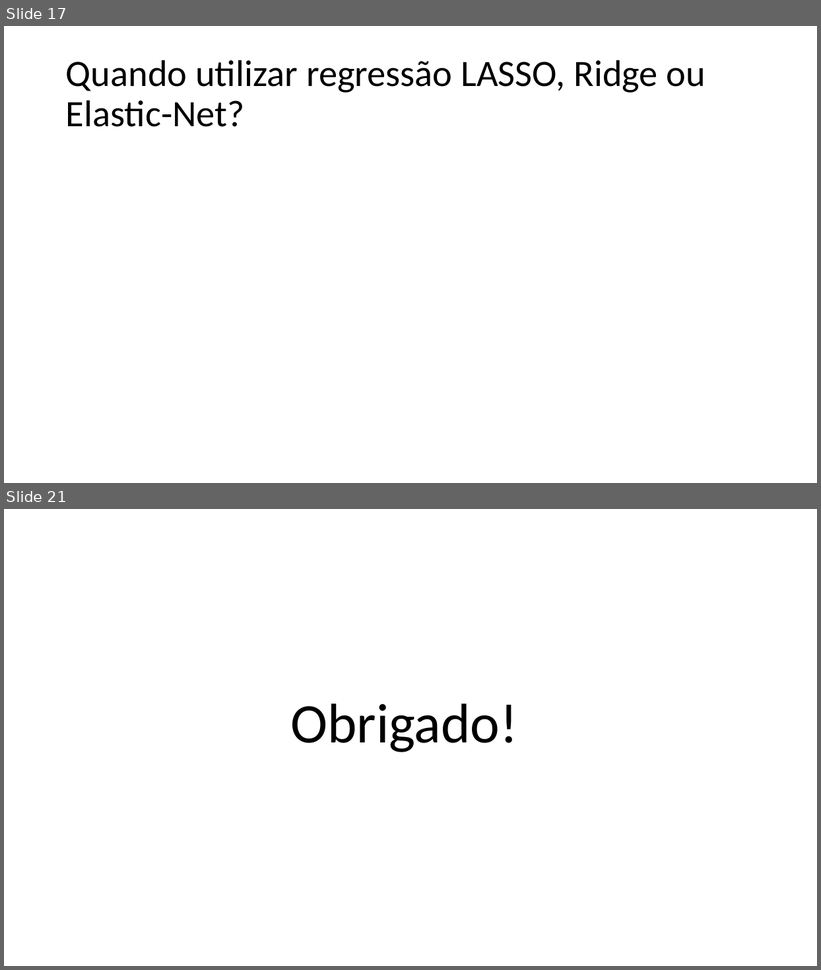
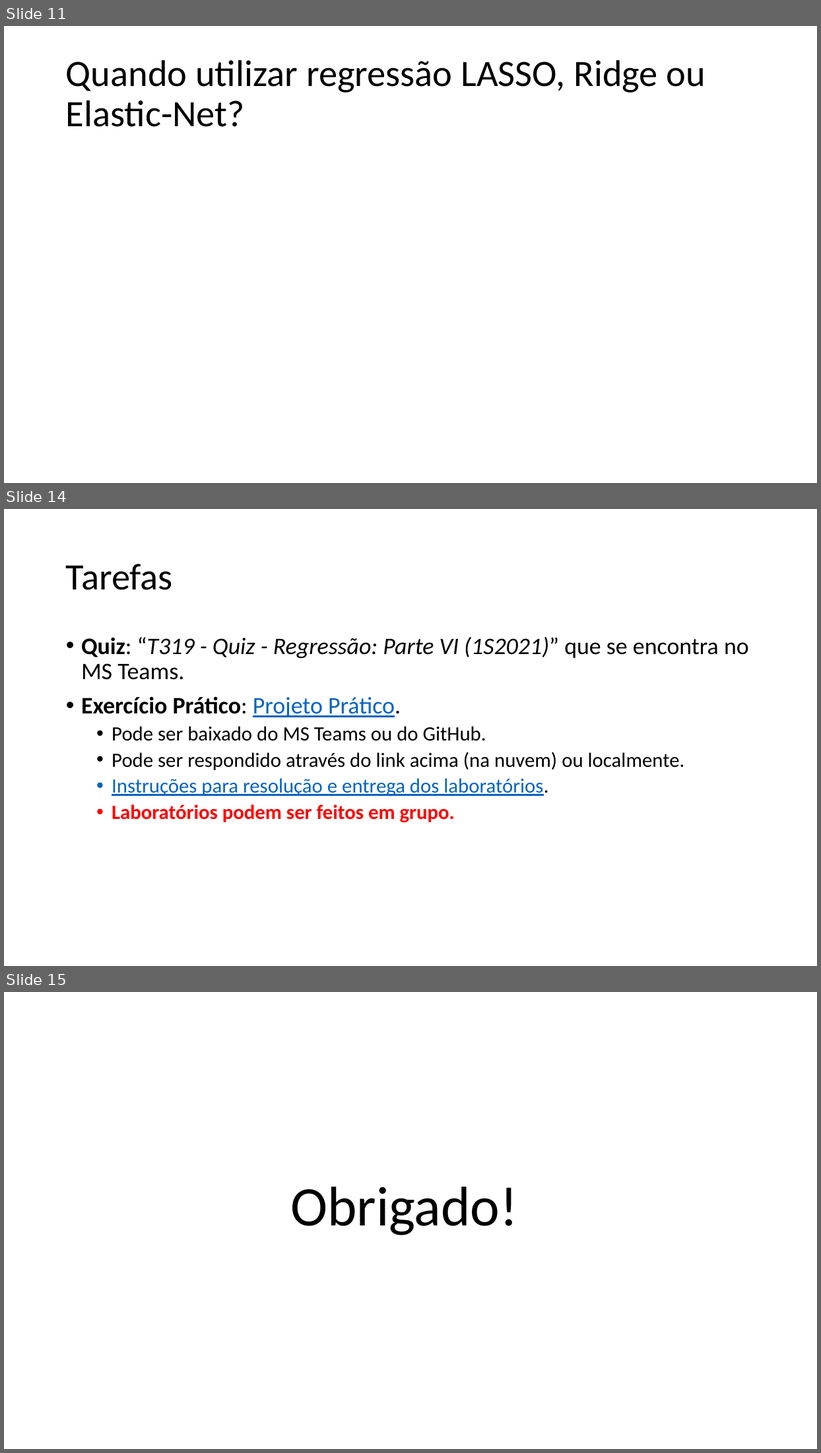
Before and after one commit to zz4fap/t319_aprendizado_de_maquina, a slide deck: slides/T319_Regressão_Linear (Parte VI).pptx. Shown one above the other, each under a label of ours: slides 17 and 21 before the commit, slides 11, 14 and 15 after it; the slides between them are not shown. The pictures are 821x970 and 821x1453 pixels, drawn with LibreOffice and Linux fonts; fonts in the diff are those of the drawing; grey boxes stand for pictures. Boxes give left, top, right and bottom in pixels: in the first picture for what was removed or moved away, otherwise in the second. Text is boxed around its words. In the diff, an @@ line names an element or a change of style, - is before the commit and + after.

```diff
--- a/slides/T319_Regressão_Linear (Parte VI).pptx
+++ b/slides/T319_Regressão_Linear (Parte VI).pptx
@@ slide 14 added at [4, 509, 817, 966], background #FFFFFF @@
@@ title added at [66, 564, 173, 590], 44 pt, text #000000 @@
+Tarefas
@@ text added at [81, 637, 749, 823], 24 pt, text #000000 @@
+• Quiz: “T319 - Quiz - Regressão: Parte VI (1S2021)” que se encontra no MS Teams.
+• Exercício Prático: Projeto Prático.
+  • Pode ser baixado do MS Teams ou do GitHub.
+  • Pode ser respondido através do link acima (na nuvem) ou localmente.
+  • Instruções para resolução e entrega dos laboratórios.
+  • Laboratórios podem ser feitos em grupo.
@@ what was slide 17 is now slide 11 @@
@@ what was slide 21 is now slide 15 @@
```
Also in this commit, not shown: 9 slides changed, 2 other slides added, 9 slides removed, 26 other files.
